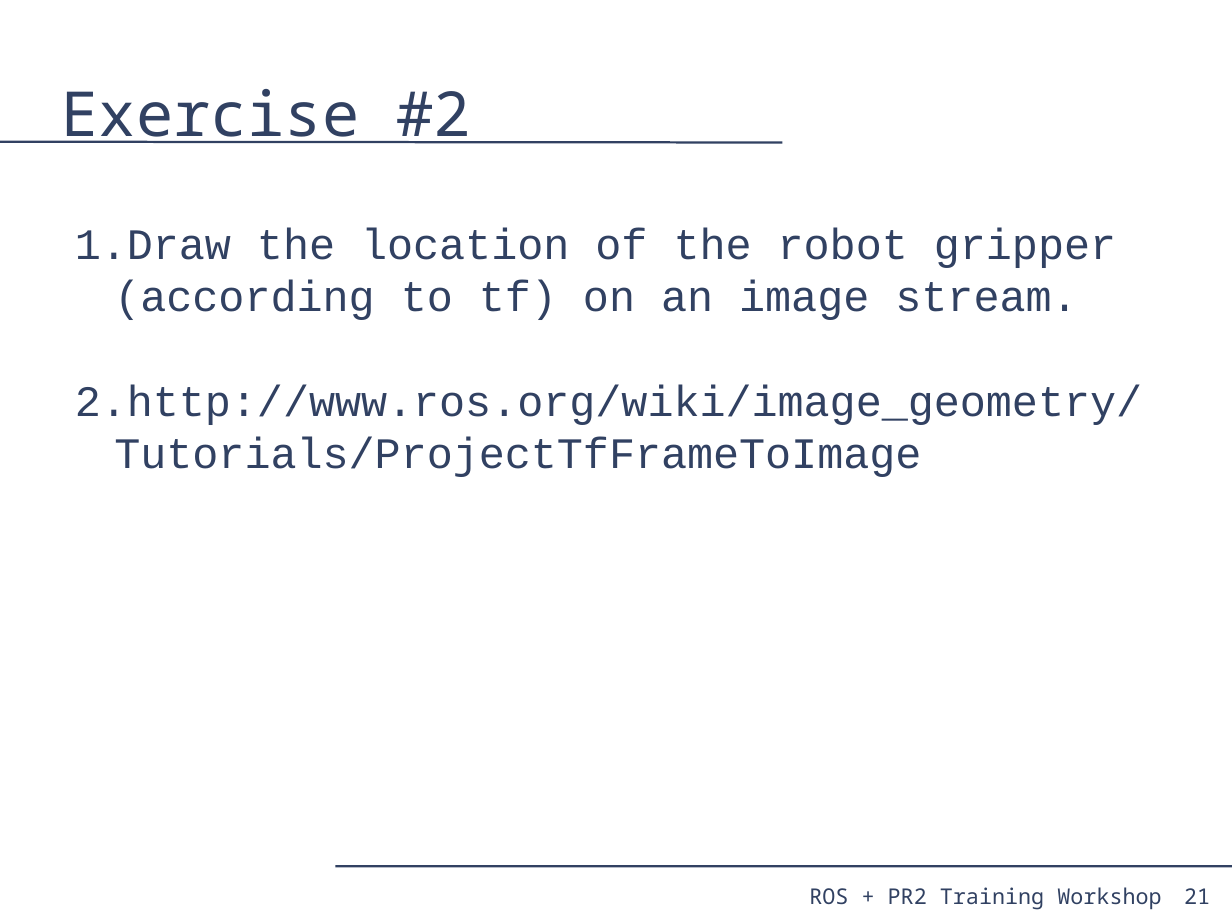
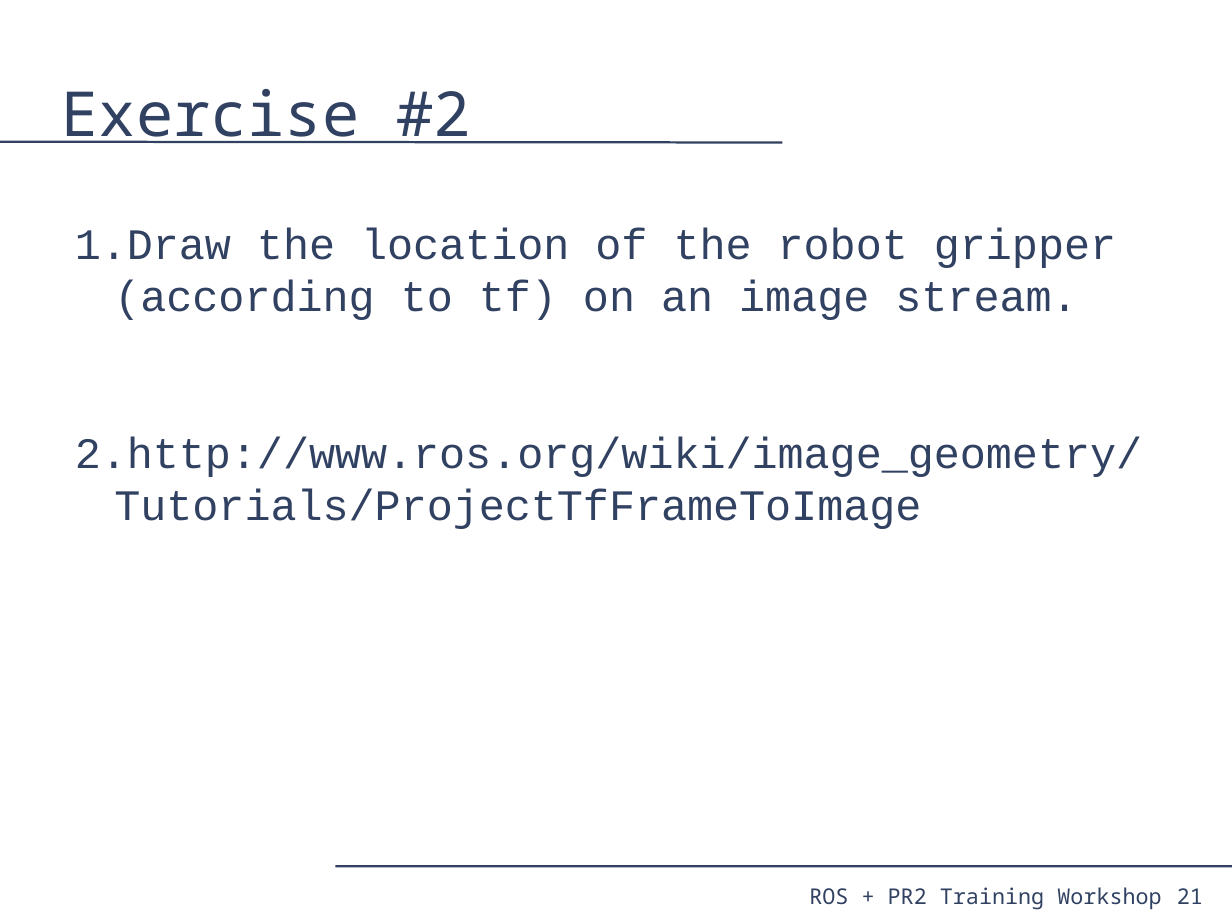
Before and after one commit to PR2/pr2_docs, a slide deck: slide 21 of pr2_training_workshop/processing_camera_data/slides.odp. Drawn at 1232x924 pixels with LibreOffice and Linux fonts; fonts in the diff are those of the drawing. Boxes give left, top, right and bottom in pixels: in the first picture for what was removed or moved away, otherwise in the second. Text is boxed around its words. In the diff, an @@ line names an element or a change of style, - is before the commit and + after.

```diff
--- a/pr2_training_workshop/processing_camera_data/slides.odp
+++ b/pr2_training_workshop/processing_camera_data/slides.odp
@@ text "Draw the location of the ..." rewrapped from bbox=[75, 228, 1142, 477] to bbox=[75, 228, 1142, 529] @@
@@ page number: place and size @@
-page number at bbox=[1184, 888, 1210, 904]
+page number at bbox=[1177, 888, 1203, 904]
```
Also in this commit, not shown: 21 other slides changed.
